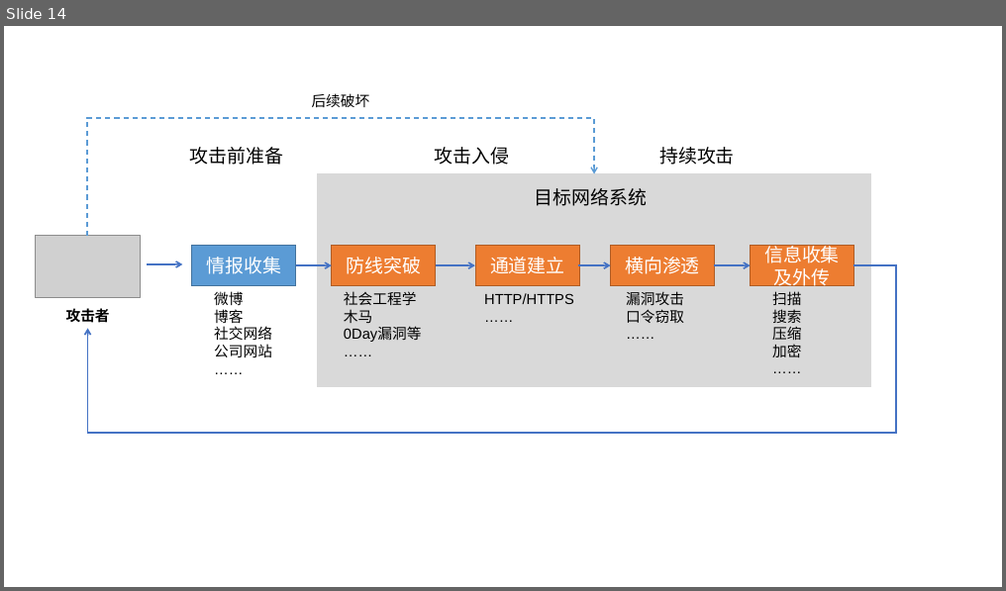
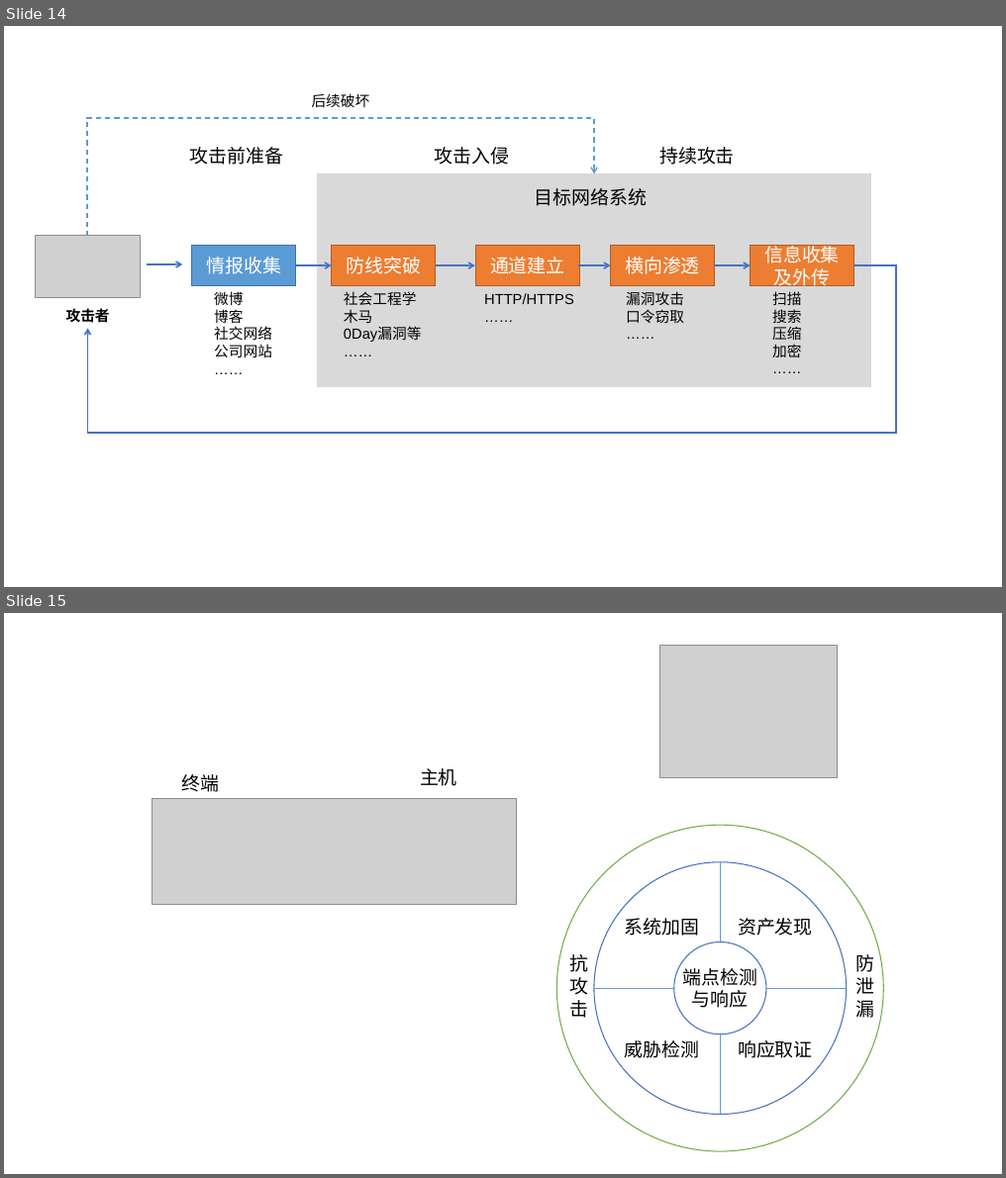
Before and after one commit to xiejava1018/xiejavaimagesrc, a slide deck: images/2022/画图.pptx. Shown one above the other, each under a label of ours: slide 14 before the commit, slides 14 and 15 after it. The pictures are 1006x591 and 1006x1178 pixels, drawn with LibreOffice and Linux fonts; fonts in the diff are those of the drawing; grey boxes stand for pictures. Boxes give left, top, right and bottom in pixels: in the first picture for what was removed or moved away, otherwise in the second. Text is boxed around its words. In the diff, an @@ line names an element or a change of style, - is before the commit and + after.

```diff
--- a/images/2022/画图.pptx
+++ b/images/2022/画图.pptx
@@ slide 15 added at (x1=4, y1=613, x2=1002, y2=1174), background #FFFFFF @@
@@ picture added at (x1=659, y1=646, x2=838, y2=777) @@
@@ text added at (x1=182, y1=774, x2=220, y2=792), 18 pt, text #000000 @@
+终端
@@ text added at (x1=420, y1=768, x2=457, y2=786), 18 pt, text #000000 @@
+主机
@@ picture added at (x1=152, y1=799, x2=516, y2=905) @@
@@ ellipse added at (x1=557, y1=825, x2=884, y2=1152), fill #FFFFFF, outline #70AD47 1 pt @@
@@ text added at (x1=624, y1=918, x2=699, y2=936), 18 pt, text #000000 @@
+系统加固
@@ text added at (x1=738, y1=918, x2=813, y2=936), 18 pt, text #000000 @@
+资产发现
@@ text added at (x1=569, y1=955, x2=588, y2=1018), 18 pt, text #000000 @@
+抗攻击
@@ group added at (x1=594, y1=862, x2=846, y2=1115): 2 ellipses, 2 lines @@
@@ text added at (x1=683, y1=968, x2=758, y2=1008), 18 pt, text #000000 @@
+端点检测与响应
@@ text added at (x1=855, y1=955, x2=874, y2=1018), 18 pt, text #000000 @@
+防泄漏
@@ text added at (x1=624, y1=1041, x2=699, y2=1059), 18 pt, text #000000 @@
+威胁检测
@@ text added at (x1=738, y1=1041, x2=813, y2=1059), 18 pt, text #000000 @@
+响应取证
```
Also in this commit, not shown: 3 other files.
